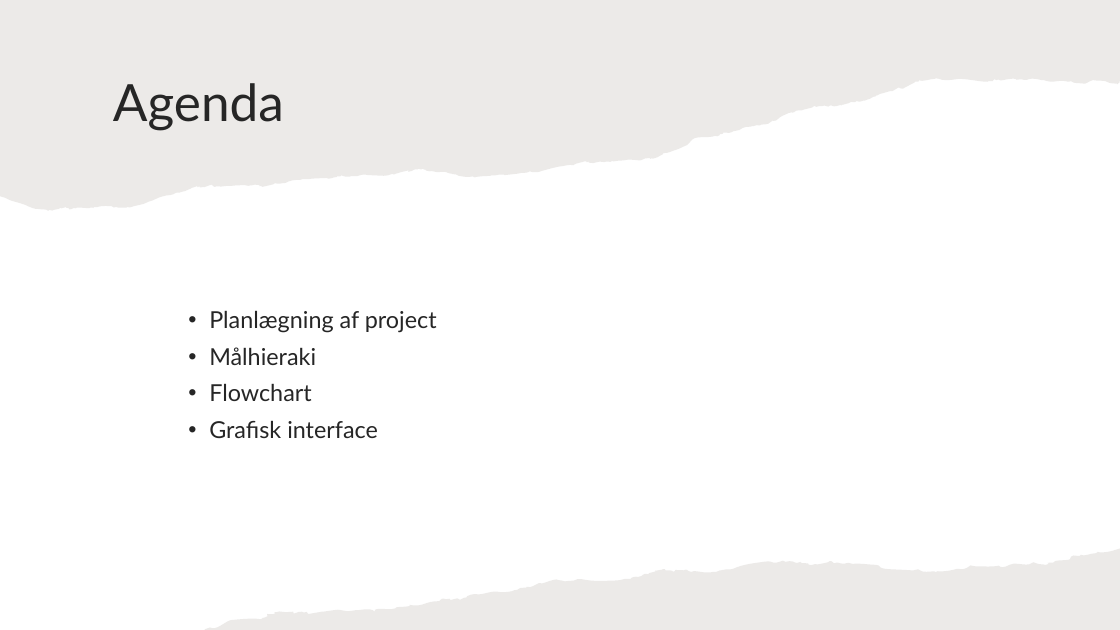
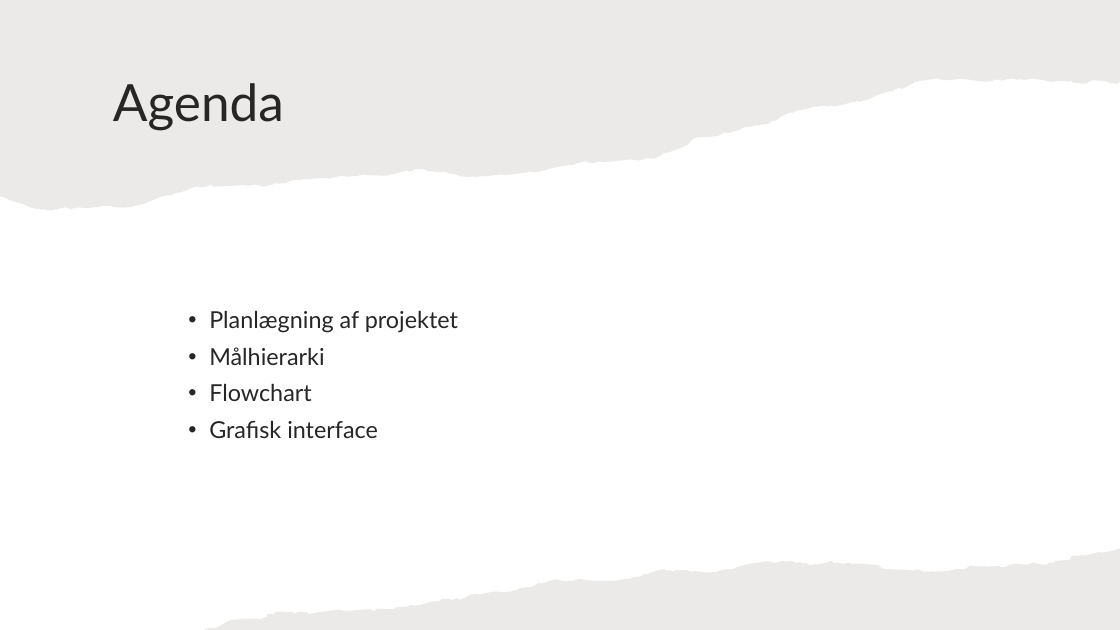
Before and after one commit to JeZoonia/Projekt-1sem, a slide deck: slide 2 of NEXTTECH CALCULATOR.pptx. Drawn at 1120x630 pixels with LibreOffice and Linux fonts; fonts in the diff are those of the drawing. Boxes give left, top, right and bottom in pixels: in the first picture for what was removed or moved away, otherwise in the second. Text is boxed around its words. In the diff, an @@ line names an element or a change of style, - is before the commit and + after.

```diff
--- a/NEXTTECH CALCULATOR.pptx
+++ b/NEXTTECH CALCULATOR.pptx
@@ text at [209, 310, 458, 365]: text changed @@
-• Planlægning af project
-• Målhieraki
+• Planlægning af projektet
+• Målhierarki
```
Also in this commit, not shown: 2 other files.
